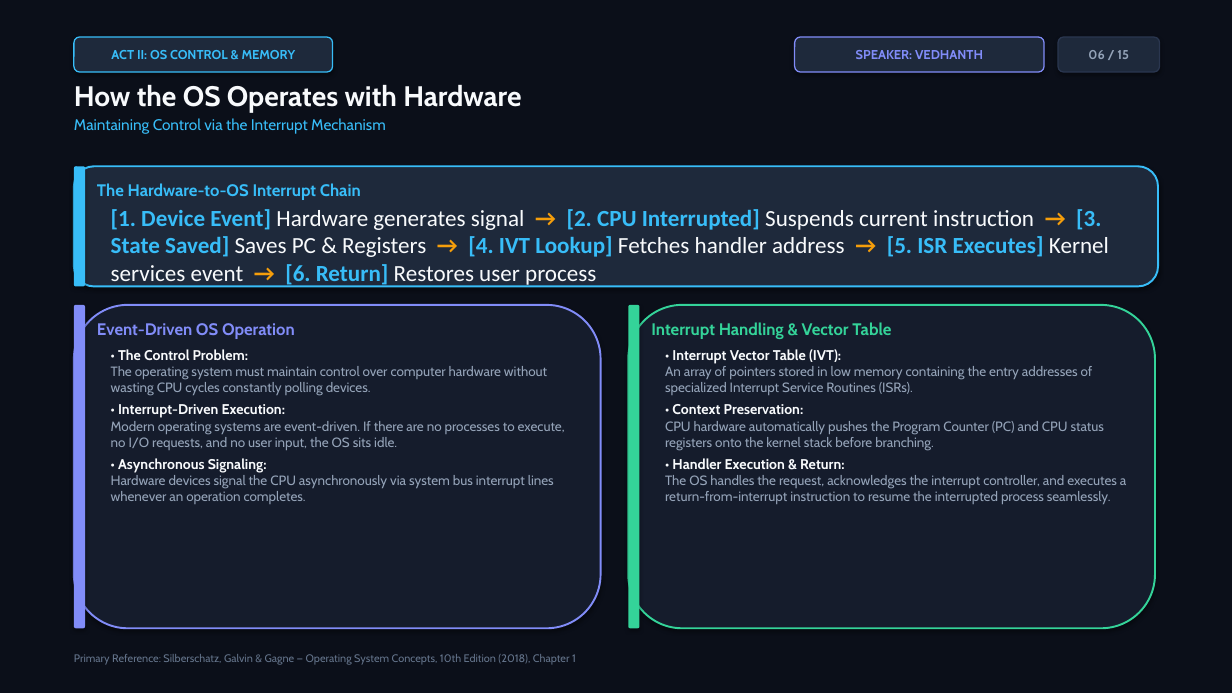
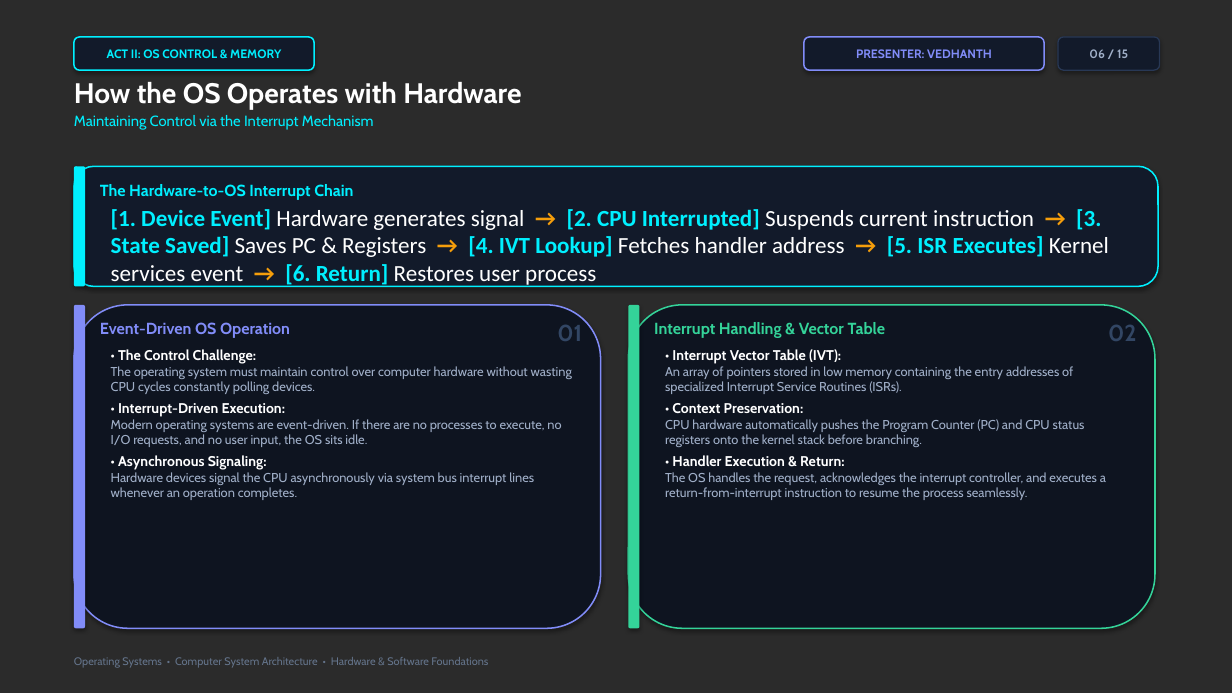
Before and after one commit to vangaramcharan2007-del/alfred, a slide deck: slide 6 of Computer_System_Architecture_OS.pptx. Drawn at 1232x693 pixels with LibreOffice and Linux fonts; fonts in the diff are those of the drawing; background and template pictures are left out; a plain dark background stands for a picture behind light text. Boxes give left, top, right and bottom in pixels: in the first picture for what was removed or moved away, otherwise in the second. Text is boxed around its words. In the diff, an @@ line names an element or a change of style, - is before the commit and + after.

Commit message:
feat(presentation): upgrade to high-production-value cinematic dark visual theme with 1080p hardware overlays

```diff
--- a/Computer_System_Architecture_OS.pptx
+++ b/Computer_System_Architecture_OS.pptx
@@ background #0B0F19 to picture (left out) @@
@@ rectangle removed at (0,0,1232,693) @@
@@ rounded rectangle "ACT II: OS CONTROL & ...": place and size @@
-rounded rectangle "ACT II: OS CONTROL & ..." at (74,37,333,72)
+rounded rectangle "ACT II: OS CONTROL & ..." at (74,37,314,70)
@@ rounded rectangle "ACT II: OS CONTROL & ..." at (74,37,314,70): size 10 to 9.5 pt, text colour #38BDF8 to #00F0FF; fill #1E293B to #121A2A; outline #38BDF8 1 pt to #00F0FF 1.2 pt @@
@@ rounded rectangle "PRESENTER: VEDHANTH": place and size @@
-rounded rectangle "PRESENTER: VEDHANTH" at (795,37,1044,72)
+rounded rectangle "PRESENTER: VEDHANTH" at (804,37,1044,70)
@@ rounded rectangle "PRESENTER: VEDHANTH" at (804,37,1044,70): fill #1E293B to #121A2A; outline #818CF8 1 pt to #818CF8 1.2 pt @@
@@ text in rounded rectangle at (856,49,992,58): text changed; size 10 to 9.5 pt @@
-SPEAKER: VEDHANTH
+PRESENTER: VEDHANTH
@@ rounded rectangle "06 / 15" at (1058,37,1160,70): size 10 to 9.5 pt, text colour #94A3B8 to #A0AFC8; fill #1E293B to #121A2A; outline #2A364F 1 pt to #283855 1 pt @@
@@ text "How the OS Operates with ..." at (74,82,521,130): text colour #F8FAFC to #FFFFFF in "How the OS Operates with Hardware"; size 12 to 11.5 pt, text colour #38BDF8 to #00F0FF in "Maintaining Control via the Interrupt Mechanism" @@
@@ rounded rectangle at (74,166,1158,287): fill #1E293B to #121A2A; outline #38BDF8 1.5 pt to #00F0FF 1.2 pt @@
@@ rounded rectangle at (74,166,85,287): fill #38BDF8 to #00F0FF @@
@@ text "The Hardware-to-OS Interrupt Chain" at (100,184,353,200): size 13 to 12.5 pt, text colour #38BDF8 to #00F0FF @@
@@ text "[1. Device Event] Hardware generates ..." at (111,209,1109,287): text colour #38BDF8 to #00F0FF in "[1. Device Event] [2. CPU Interrupted] [3. ..."; text colour #F8FAFC to #FFFFFF in "Hardware generates signal Suspends current instruction Saves ..." @@
@@ rounded rectangle at (74,305,601,628): fill #151C2C to #0E1420; outline #818CF8 1.5 pt to #818CF8 1.2 pt @@
@@ text "Event-Driven OS Operation" at (100,322,290,338): size 13 to 12.5 pt @@
@@ text added at (557,325,582,341), 18 pt, text #324664, bold @@
+01
@@ rounded rectangle at (628,305,1155,628): fill #151C2C to #0E1420; outline #34D399 1.5 pt to #34D399 1.2 pt @@
@@ text "Interrupt Handling & Vector Table" at (654,322,886,338): size 13 to 12.5 pt @@
@@ text added at (1108,325,1137,341), 18 pt, text #324664, bold @@
+02
@@ text at (111,349,572,394): text changed; size 10.5 to 10 pt; text colour #94A3B8 to #A0AFC8 @@
-• The Control Problem:
-The operating system must maintain control over computer hardware without wasting CPU cycles constantly polling devices.
+• The Control Challenge:
+The operating system must maintain control over computer hardware without wasting CPU cycles constantly polling devices.
@@ text at (665,349,1085,447): size 10.5 to 10 pt, text colour #94A3B8 to #A0AFC8 in "An array of pointers stored in low ...", "CPU hardware automatically pushes the Program Counter ..."; text colour #F8FAFC to #FFFFFF in "• Interrupt Vector Table (IVT):", "• Context Preservation:" @@
@@ text at (111,403,561,500): size 10.5 to 10 pt, text colour #94A3B8 to #A0AFC8 in "Modern operating systems are event-driven. If there ...", "Hardware devices signal the CPU asynchronously via ..."; text colour #F8FAFC to #FFFFFF in "• Interrupt-Driven Execution:", "• Asynchronous Signaling:" @@
@@ text at (665,472,1106,500): text changed; size 10.5 to 10 pt; text colour #94A3B8 to #A0AFC8 @@
-• Handler Execution & Return:
-The OS handles the request, acknowledges the interrupt controller, and executes a return-from-interrupt instruction to resume the interrupted process seamlessly.
+• Handler Execution & Return:
+The OS handles the request, acknowledges the interrupt controller, and executes a return-from-interrupt instruction to resume the process seamlessly.
@@ text at (74,657,488,668): text changed @@
-Primary Reference: Silberschatz, Galvin & Gagne — Operating System Concepts, 10th Edition (2018), Chapter 1
+Operating Systems • Computer System Architecture • Hardware & Software Foundations
```
Also in this commit, not shown: 14 other slides changed, 19 other files.
